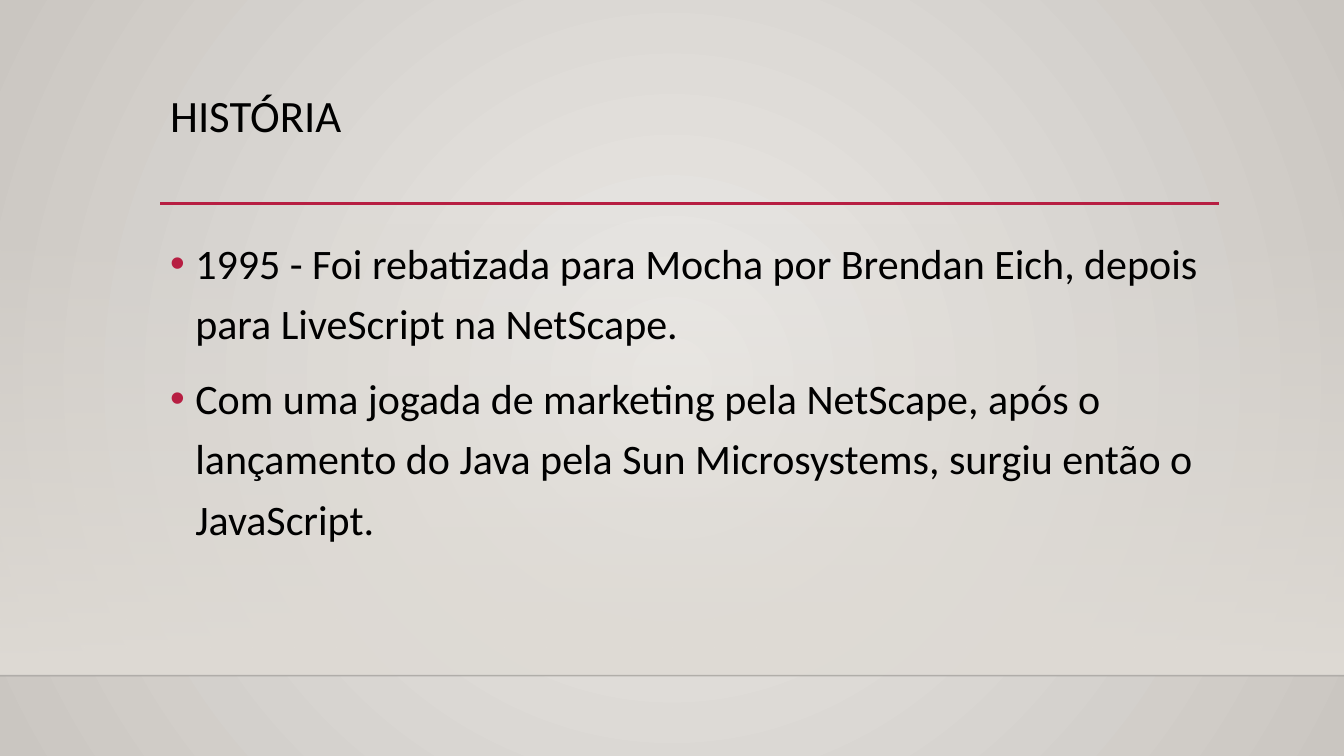
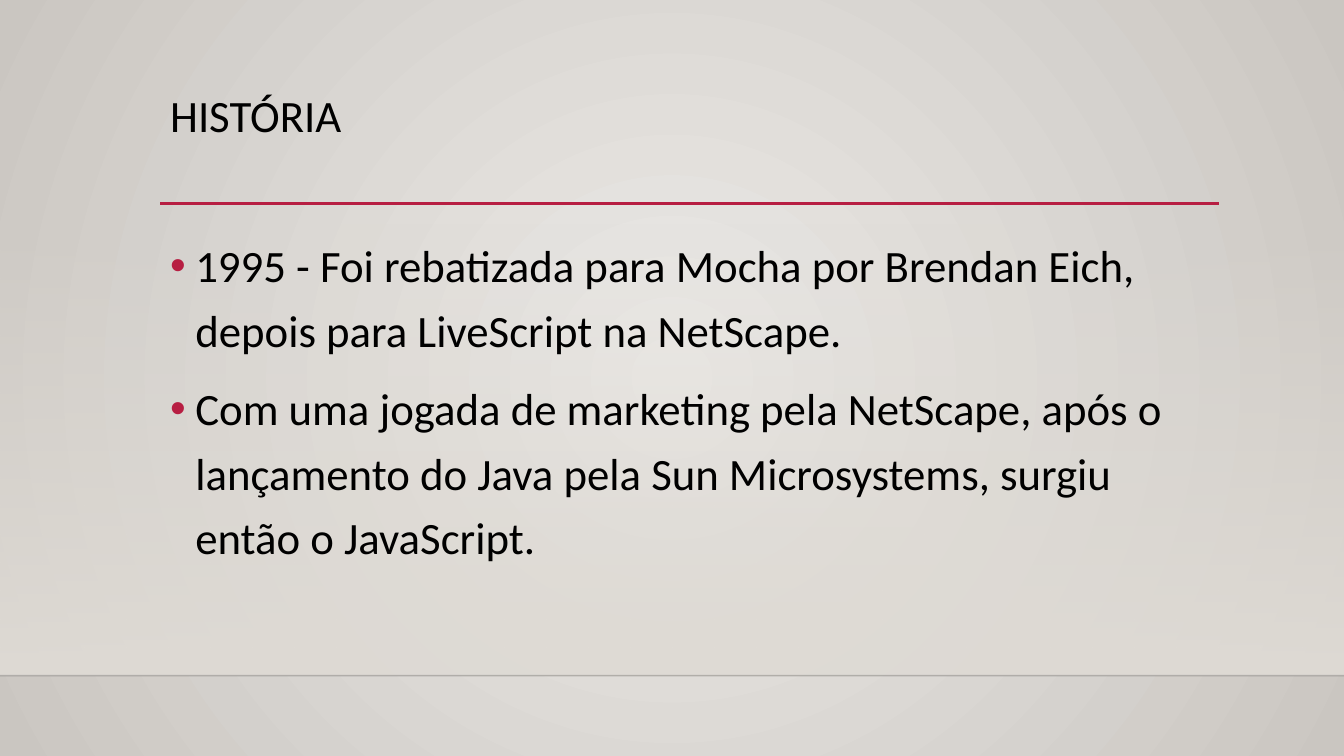
Before and after one commit to TheSennin/Arquivos_Facul, a slide deck: slide 4 of Paradigmas de linguagens de programação/seminário paradigmas/Apresentação1.pptx. Drawn at 1344x756 pixels with LibreOffice and Linux fonts; fonts in the diff are those of the drawing; background and template pictures are left out. Boxes give left, top, right and bottom in pixels: in the first picture for what was removed or moved away, otherwise in the second. Text is boxed around its words. In the diff, an @@ line names an element or a change of style, - is before the commit and + after.

```diff
--- a/Paradigmas de linguagens de programação/seminário paradigmas/Apresentação1.pptx
+++ b/Paradigmas de linguagens de programação/seminário paradigmas/Apresentação1.pptx
@@ text "1995 - Foi rebatizada para ..." at [195,251,1162,562]: size 30 to 32 pt @@
```
Also in this commit, not shown: 5 other slides changed, 5 slides added.
